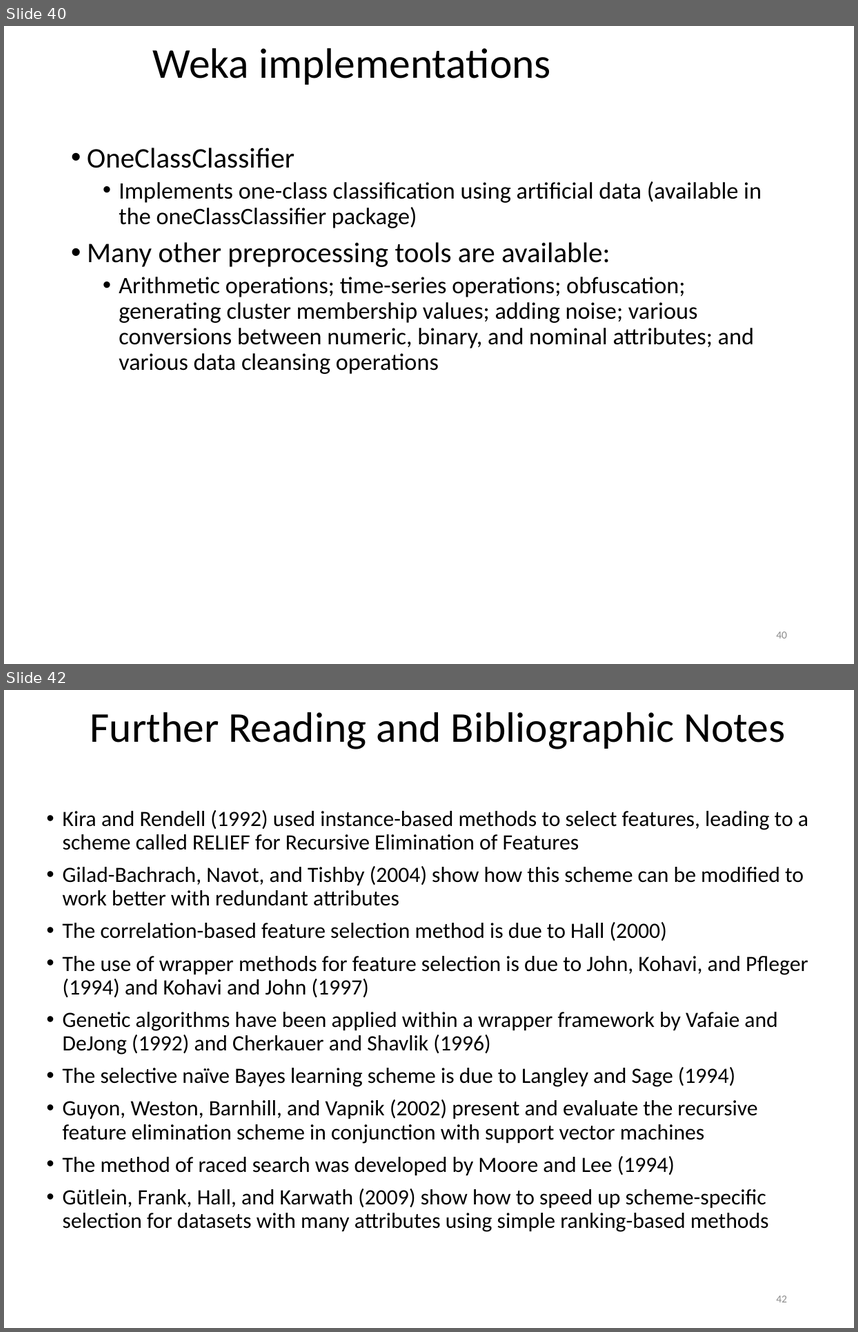
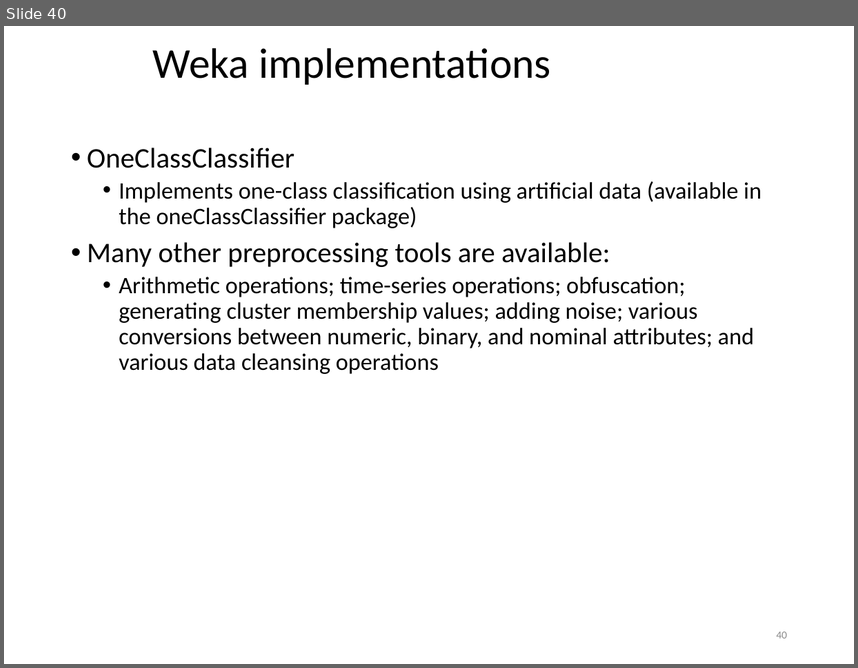
Before and after one commit to khaledmrasheed/khaledmrasheed.github.io, a slide deck: DMcourse/Chapter8.pptx. Shown one above the other, each under a label of ours: slides 40 and 42 before the commit, slide 40 after it; the slides between them are not shown. The pictures are 858x1332 and 858x668 pixels, drawn with LibreOffice and Linux fonts; fonts in the diff are those of the drawing. Boxes give left, top, right and bottom in pixels: in the first picture for what was removed or moved away, otherwise in the second. Text is boxed around its words. In the diff, an @@ line names an element or a change of style, - is before the commit and + after.

```diff
--- a/DMcourse/Chapter8.pptx
+++ b/DMcourse/Chapter8.pptx
@@ slide 42 removed at (x1=4, y1=690, x2=854, y2=1328), background #FFFFFF @@
@@ title removed at (x1=90, y1=712, x2=786, y2=749) @@
-Further Reading and Bibliographic Notes
@@ text removed at (x1=63, y1=810, x2=809, y2=1232) @@
-• Kira and Rendell (1992) used instance-based methods to select features, leading to a scheme called RELIEF for Recursive Elimination of Features
-• Gilad-Bachrach, Navot, and Tishby (2004) show how this scheme can be modified to work better with redundant attributes
-• The correlation-based feature selection method is due to Hall (2000)
-• The use of wrapper methods for feature selection is due to John, Kohavi, and Pfleger (1994) and Kohavi and John (1997)
-• Genetic algorithms have been applied within a wrapper framework by Vafaie and DeJong (1992) and Cherkauer and Shavlik (1996)
-• The selective naïve Bayes learning scheme is due to Langley and Sage (1994)
-• Guyon, Weston, Barnhill, and Vapnik (2002) present and evaluate the recursive feature elimination scheme in conjunction with support vector machines
-• The method of raced search was developed by Moore and Lee (1994)
-• Gütlein, Frank, Hall, and Karwath (2009) show how to speed up scheme-specific selection for datasets with many attributes using simple ranking-based methods
@@ page number removed at (x1=776, y1=1295, x2=787, y2=1302) @@
-42
```
Also in this commit, not shown: 6 other slides removed.
